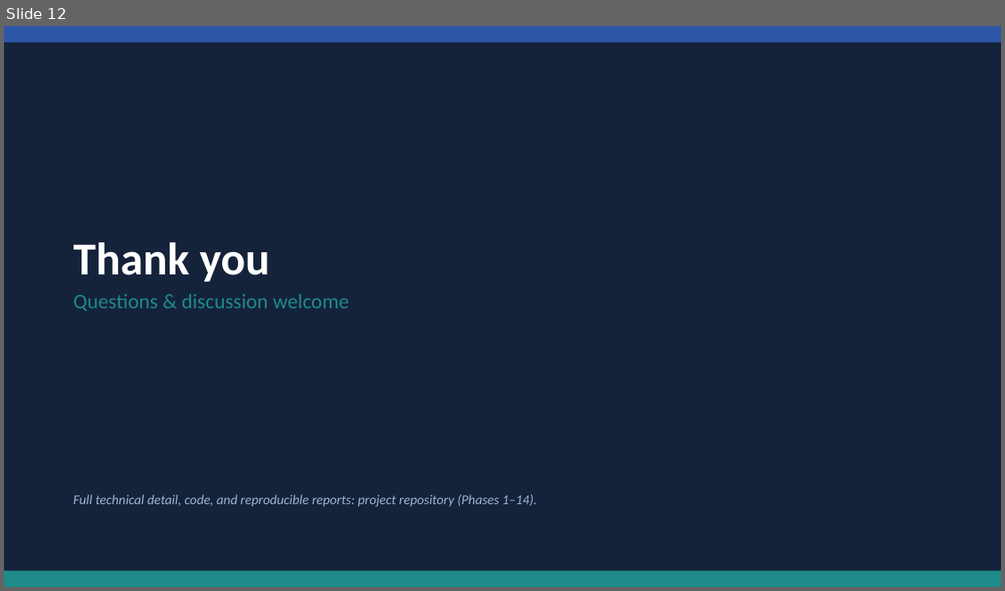
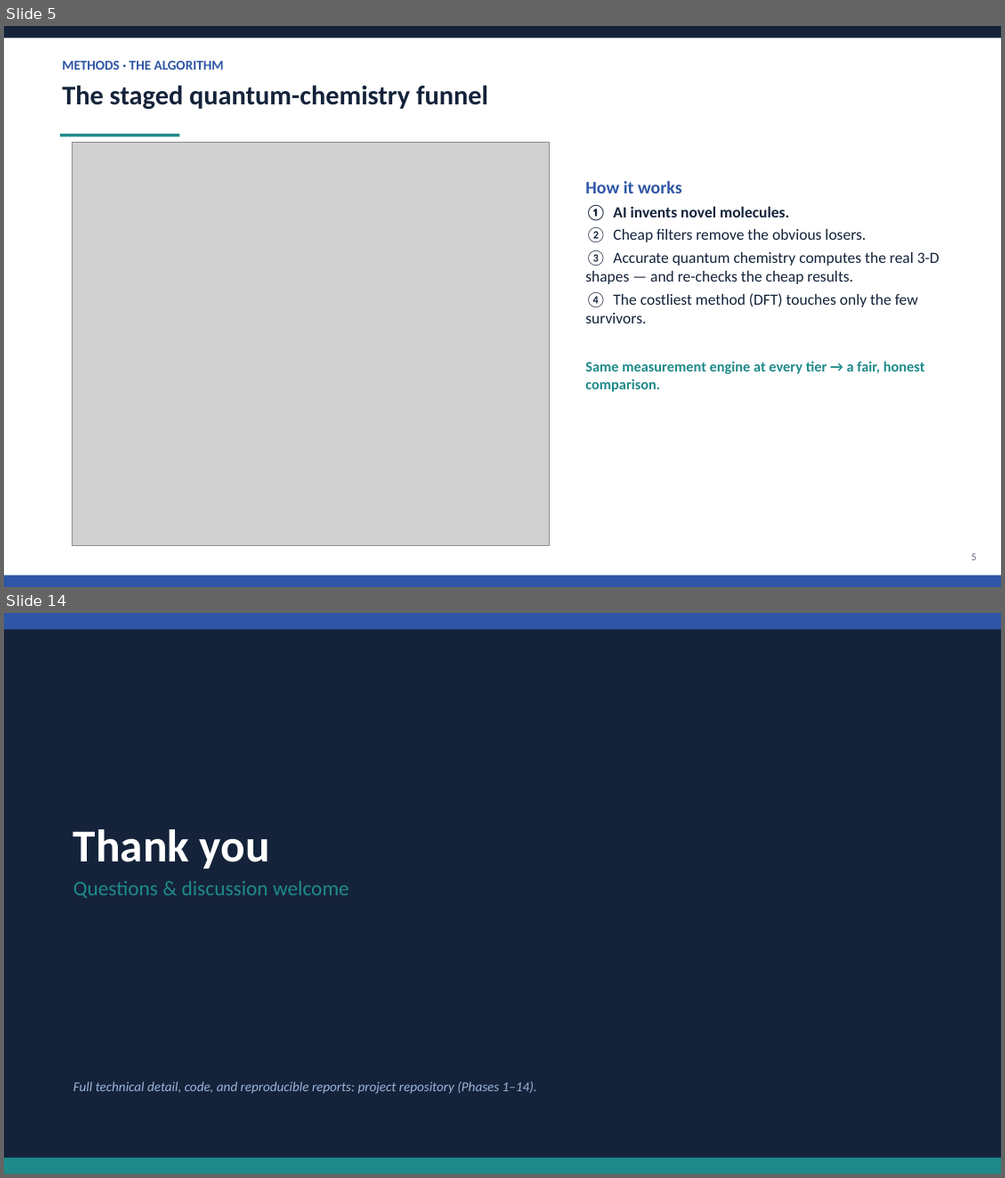
Before and after one commit to MrElss/Papulacandin, a slide deck: analysis/outputs/Papulacandin_promotion_report.pptx. Shown one above the other, each under a label of ours: slide 12 before the commit, slides 5 and 14 after it; the slides between them are not shown. The pictures are 1005x591 and 1005x1178 pixels, drawn with LibreOffice and Linux fonts; fonts in the diff are those of the drawing; grey boxes stand for pictures. Boxes give left, top, right and bottom in pixels: in the first picture for what was removed or moved away, otherwise in the second. Text is boxed around its words. In the diff, an @@ line names an element or a change of style, - is before the commit and + after.

```diff
--- a/analysis/outputs/Papulacandin_promotion_report.pptx
+++ b/analysis/outputs/Papulacandin_promotion_report.pptx
@@ slide 5 added at (x1=4, y1=26, x2=1001, y2=587), background #FFFFFF @@
@@ rectangle added at (x1=4, y1=26, x2=1001, y2=38), fill #14233A @@
@@ text added at (x1=62, y1=61, x2=224, y2=70), 13 pt, text #2F56A6, bold @@
+METHODS · THE ALGORITHM
@@ text added at (x1=62, y1=85, x2=488, y2=109), 26 pt, text #14233A, bold @@
+The staged quantum-chemistry funnel
@@ rectangle added at (x1=60, y1=134, x2=179, y2=136), fill #1F8A8A @@
@@ picture added at (x1=72, y1=142, x2=549, y2=546) @@
@@ text added at (x1=585, y1=181, x2=939, y2=392), 15 pt, text #14233A @@
+How it works
+① AI invents novel molecules.
+② Cheap filters remove the obvious losers.
+③ Accurate quantum chemistry computes the real 3-D shapes — and re-checks the cheap results.
+④ The costliest method (DFT) touches only the few survivors.
+Same measurement engine at every tier → a fair, honest comparison.
@@ text added at (x1=971, y1=553, x2=977, y2=560), 10 pt, text #5B6472 @@
+5
@@ rectangle added at (x1=4, y1=575, x2=1001, y2=587), fill #2F56A6 @@
@@ what was slide 12 is now slide 14 @@
```
Also in this commit, not shown: 9 slides changed, 3 other slides added, 2 slides removed, 9 other files.
